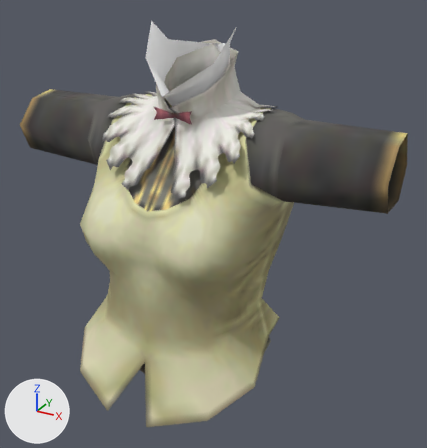
The glTF model apps/blacksmith/public/models/armor/f_body049.glb as it was, and as the next commit left it.
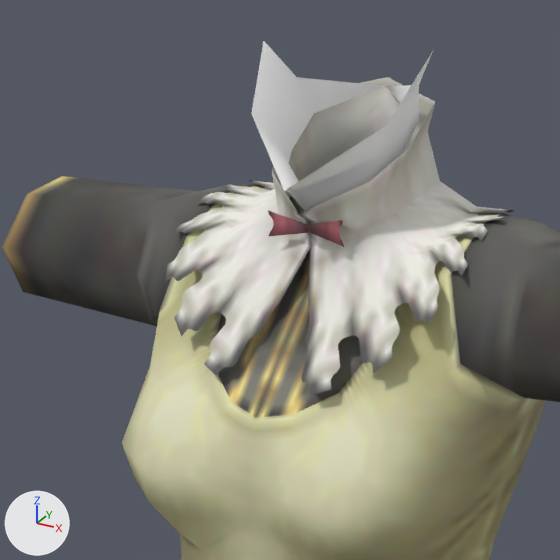
Each version appears first whole from a 50 mm lens placed at (45.8, -74.7, 61.5), pointed at (4.6, 0.1, 24.0), and next in a close-up on the part from 4% to 71% of the width and 0% to 63% of the height. Lighting does not change. The marker at lower left points along +X, +Y and +Z. The last two pictures show the newer version. Where no turn or scale is listed for an object, it has been applied to the vertices.
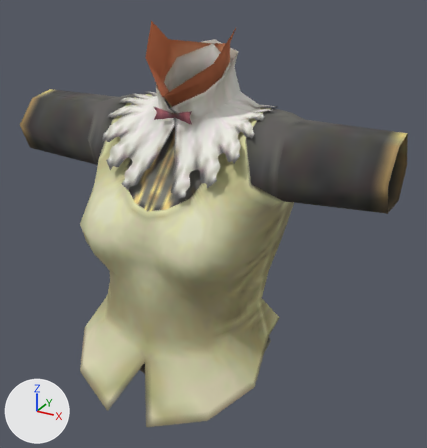
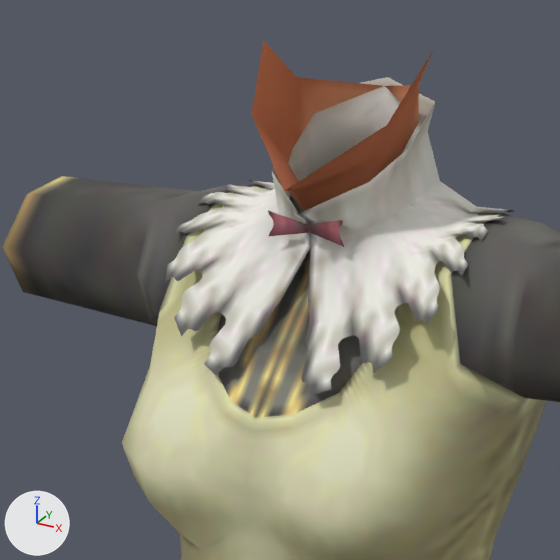
Pixel boxes [x1, y1, x2, y2] of what changed, in the close-ups (560 x 560 px):
'Mesh_0', surface changed (grey to brown): [251, 41, 435, 213] in both

The change, as a list of edits to the scene's bpy script:
```text
Add img_image_1:
    img_image_1 = load_image('Image_1', '_unpacked/Image_1', 64, 64, 'sRGB')
Change mat_material_1:
    where n0 = _N.new('ShaderNodeBsdfPrincipled'); n0.name = 'Principled BSDF'
    remove n0.inputs[0].default_value = (1.0, 1.0, 1.0, 1.0)  # 'Base Color', white #ffffff
    add n2 = _N.new('ShaderNodeTexImage'); n2.name = 'Image Texture'
    add n2.image = img_image_1
    add n3 = _N.new('ShaderNodeMapping'); n3.name = 'Mapping'
    add n3.inputs[1].default_value = (0.0, 1.0, 0.0)  # 'Location'
    add n3.inputs[3].default_value = (0.0000305, 0.0000305, 1.0)  # 'Scale'
    add n4 = _N.new('ShaderNodeUVMap'); n4.name = 'UV Map'
    add n4.uv_map = 'UVMap'
    add _L.new(n2.outputs[0], n0.inputs[0])  # 'Color' to 'Base Color'
    add _L.new(n3.outputs[0], n2.inputs[0])  # 'Vector' to 'Vector'
    add _L.new(n4.outputs[0], n3.inputs[0])  # 'UV' to 'Vector'
```
